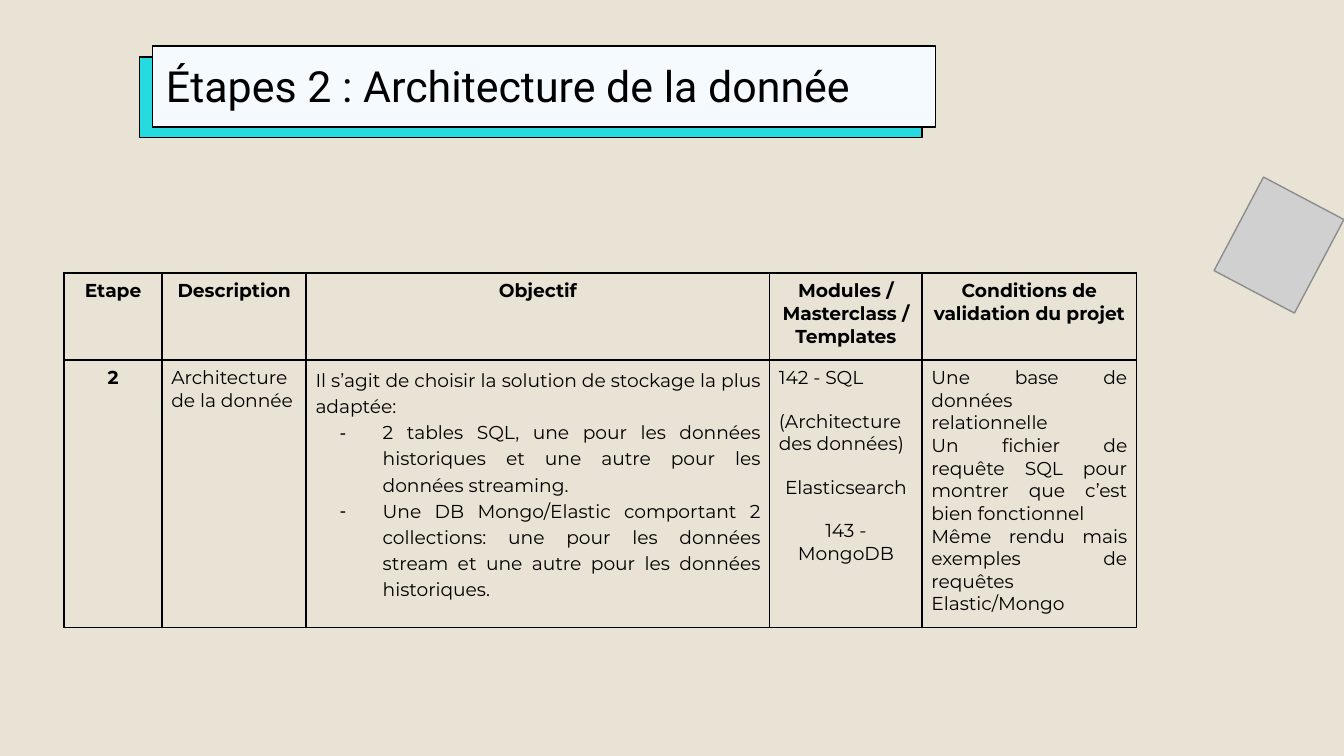
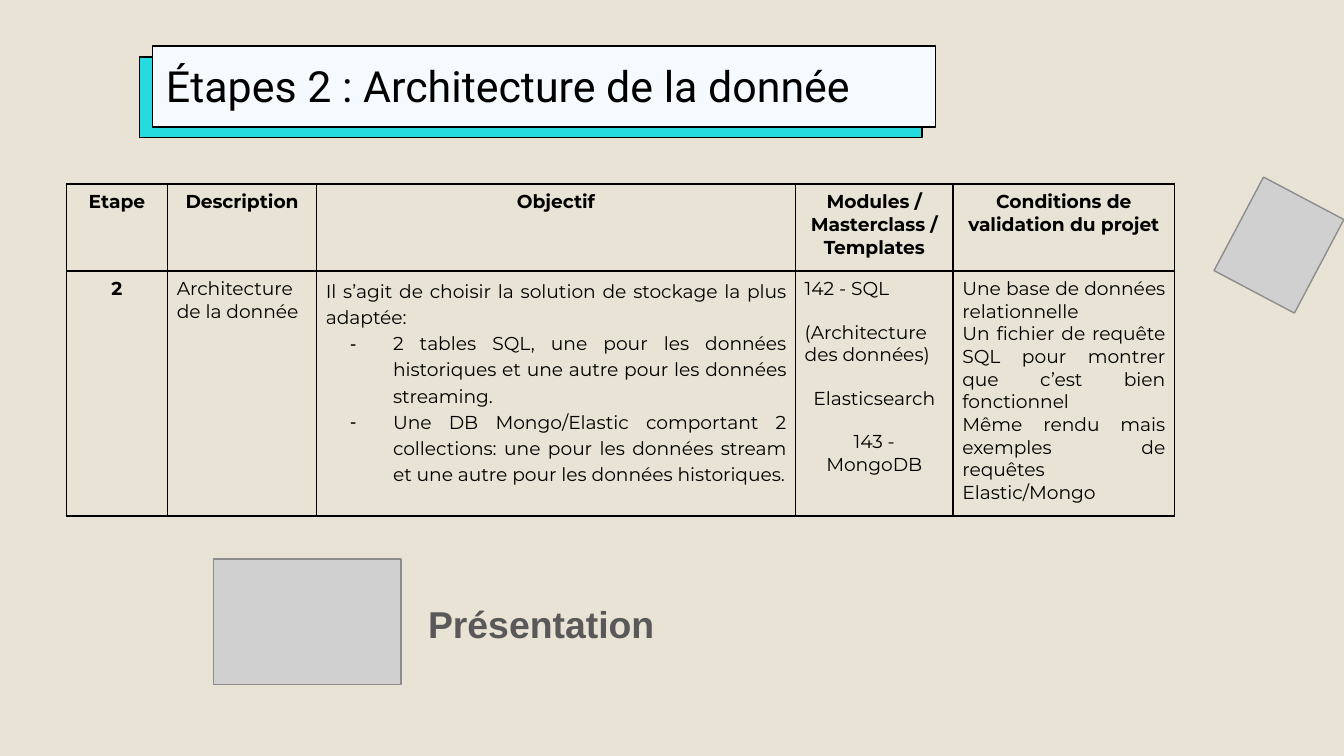
Before and after one commit to DataScientest-Studio/CDE-NOV23-OPA, a slide deck: slide 14 of docs/Projet OPA - CryptoBot avec Binance.odp (slide 7 before the commit). Drawn at 1344x756 pixels with LibreOffice and Linux fonts; fonts in the diff are those of the drawing; grey boxes stand for pictures; background and template pictures are left out. Boxes give left, top, right and bottom in pixels: in the first picture for what was removed or moved away, otherwise in the second. Text is boxed around its words. In the diff, an @@ line names an element or a change of style, - is before the commit and + after.

```diff
--- a/docs/Projet OPA - CryptoBot avec Binance.odp
+++ b/docs/Projet OPA - CryptoBot avec Binance.odp
@@ table: place and size @@
-table at [65, 273, 1137, 618]
+table at [66, 184, 1173, 507]
@@ picture added at [214, 559, 402, 685] @@
@@ text added at [428, 610, 654, 639], 20 pt, text #595959, bold @@
+Présentation
```
Also in this commit, not shown: 9 other slides changed, 10 slides added, 5 slides removed, 4 other files.
